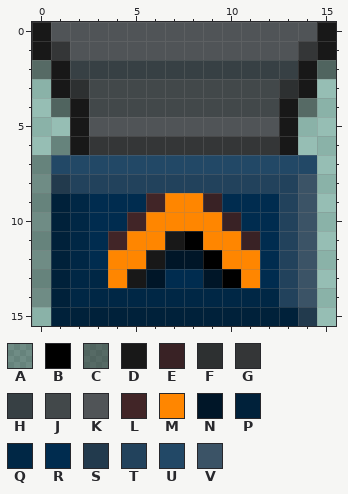
A pixel-art sprite gets an edit: data/gfx/world-obj/basic-unloader/basic-unloader-dark.png. The picture above was drawn from the file before the commit.
The file is 16x16 pixels. Pixels under 10% opacity are left out. Colours within 5 levels of each other are drawn and written as one.
Palette (. is transparent): A #00000043  B #000000  C #18181881  D #181818  E #392225  F #2d3031  G #343637  H #374044  J #42484a  K #505457  L #412527  M #ff8600  N #001628  P #00213a  Q #002745  R #002c4f  S #223a4d  T #22425c  U #224866  V #3b5366
New version:
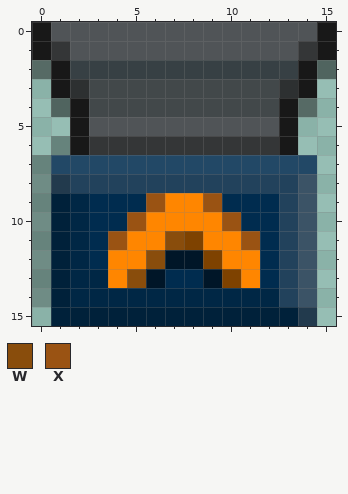
Colours new in this view: W #894d0c  X #9a5313
What changed:
Colour B changes from #000000 to #7e4200.
The edit turns colour D into colour W in row 11 at x 7; in row 12 at x 6; in row 13 at x 5.
The edit turns colour E into colour X in row 9 at x 9; in row 10 at x 10; in row 11 at x 11.
The edit turns colour L into colour X in row 9 at x 6; in row 10 at x 5; in row 11 at x 4.
Changed places in both pictures, as pixel boxes (x1, y1, x2, y2):
changed: (108, 193, 260, 288)
